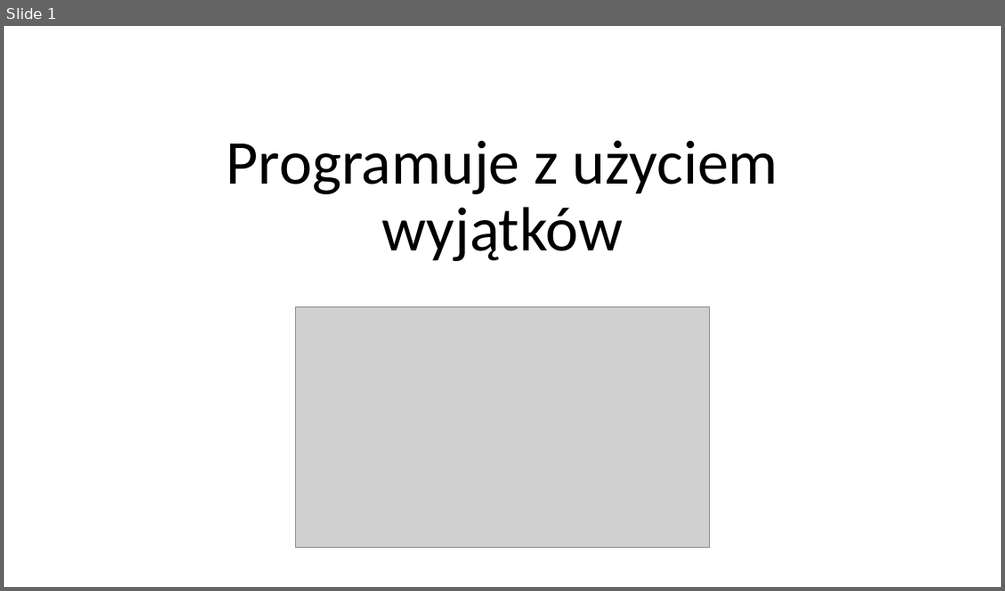
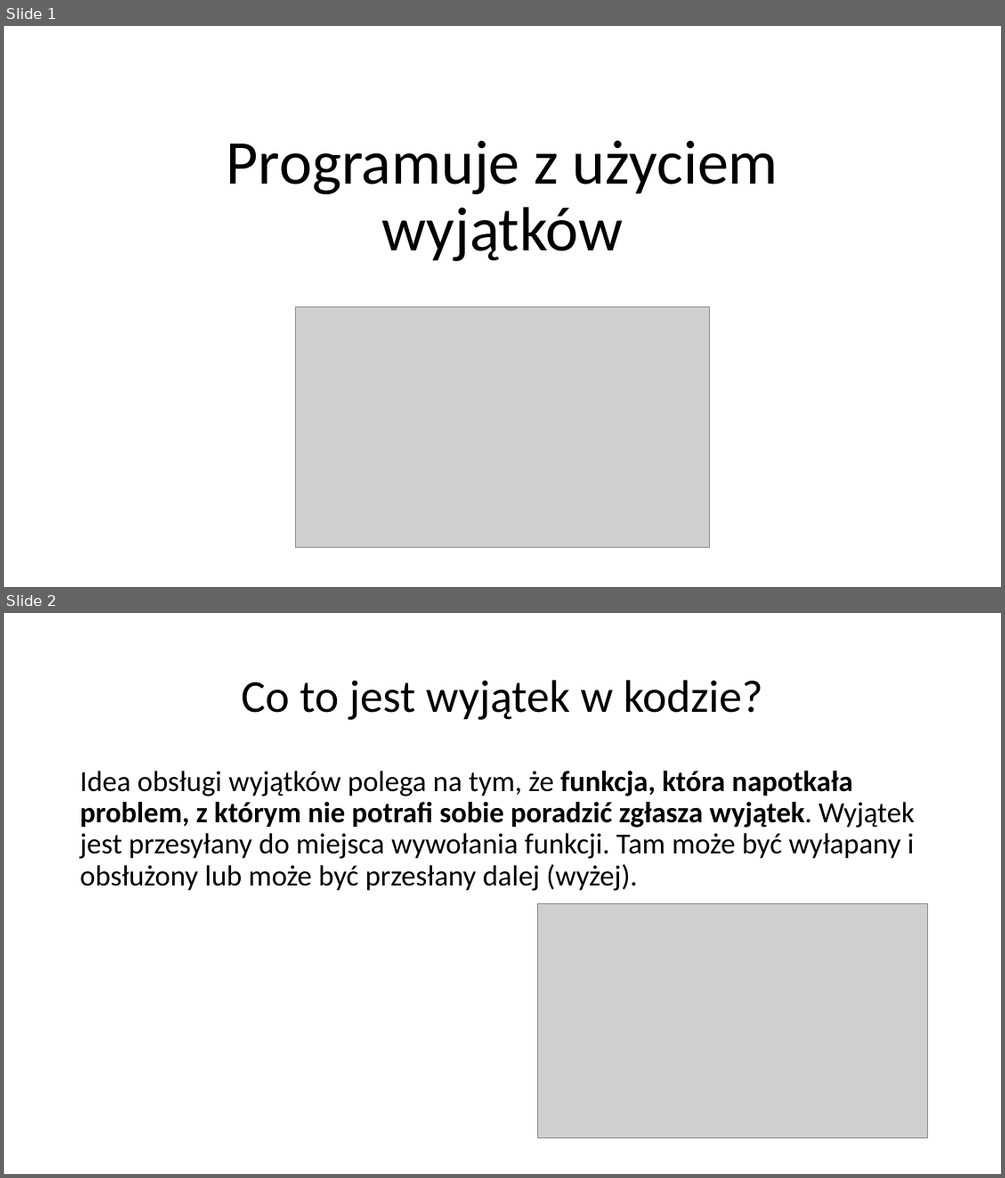
Before and after one commit to markow1997/AdvanceProgrammingTechniques_2223, a slide deck: MichalBaranski/Programuje-z-uzyciem-wyjatkow-Baranski.pptx. Shown one above the other, each under a label of ours: slide 1 before the commit, slides 1 and 2 after it. The pictures are 1005x591 and 1005x1178 pixels, drawn with LibreOffice and Linux fonts; fonts in the diff are those of the drawing; grey boxes stand for pictures. Boxes give left, top, right and bottom in pixels: in the first picture for what was removed or moved away, otherwise in the second. Text is boxed around its words. In the diff, an @@ line names an element or a change of style, - is before the commit and + after.

Commit message:
02.12.2022 presentationV2 (#268)
* Delete Programuje-z-uzyciem-wyjatkow-Baranski.pptx

* Add PresentationV2

```diff
--- a/MichalBaranski/Programuje-z-uzyciem-wyjatkow-Baranski.pptx
+++ b/MichalBaranski/Programuje-z-uzyciem-wyjatkow-Baranski.pptx
@@ slide 2 added at [4,613,1001,1174], background #FFFFFF @@
@@ title added at [241,680,763,720], 44 pt, text #000000 @@
+Co to jest wyjątek w kodzie?
@@ text added at [80,771,914,891], 28 pt, text #000000 @@
+Idea obsługi wyjątków polega na tym, że funkcja, która napotkała problem, z którym nie potrafi sobie poradzić zgłasza wyjątek. Wyjątek jest przesyłany do miejsca wywołania funkcji. Tam może być wyłapany i obsłużony lub może być przesłany dalej (wyżej).
@@ picture added at [538,903,928,1138] @@
```
